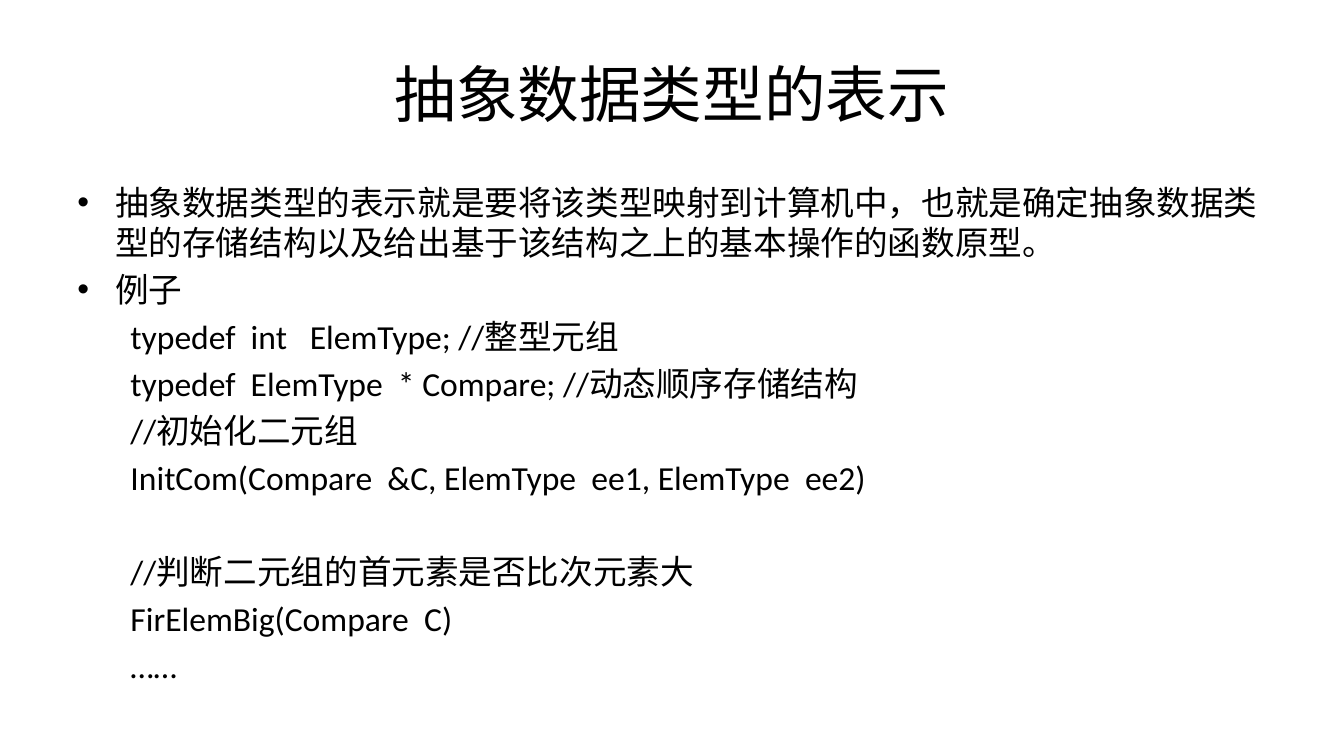
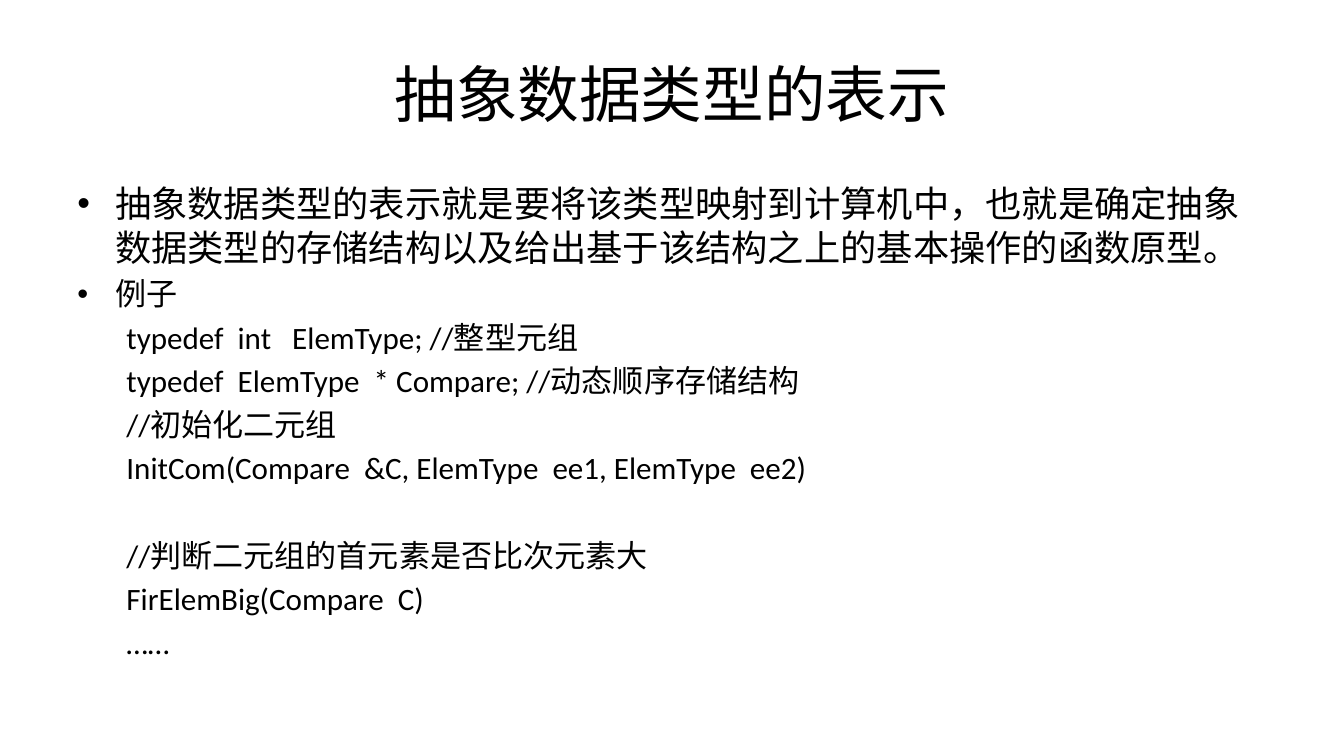
Before and after one commit to Gempittance/Data_Structur_Build, a slide deck: slide 25 of 数据结构PPT/ds1.pptx. Drawn at 1344x756 pixels with LibreOffice and Linux fonts; fonts in the diff are those of the drawing. Boxes give left, top, right and bottom in pixels: in the first picture for what was removed or moved away, otherwise in the second. Text is boxed around its words. In the diff, an @@ line names an element or a change of style, - is before the commit and + after.

```diff
--- a/数据结构PPT/ds1.pptx
+++ b/数据结构PPT/ds1.pptx
@@ text "抽象数据类型的表示就是要将该类型映射到计算机中，也就是确定抽象数据类型的存储结构以及给出基于该结构之上的基本操作的函数原 ..." at (115,186,1239,616): size 24 to 25.9 pt in "抽象数据类型的表示就是要将该类型映射到计算机中，也就是确定抽象数据类型的存储结构以及给出基于该结构之上的基本操作的函数原 ..."; size 24 to 22.2 pt in "例子", "typedef int ElemType; //整型元组", "typedef ElemType * Compare; //动态顺序存储结构", "//初始化二元组" and 4 more places @@
```
Also in this commit, not shown: 9 other slides changed, 1 slide added.
